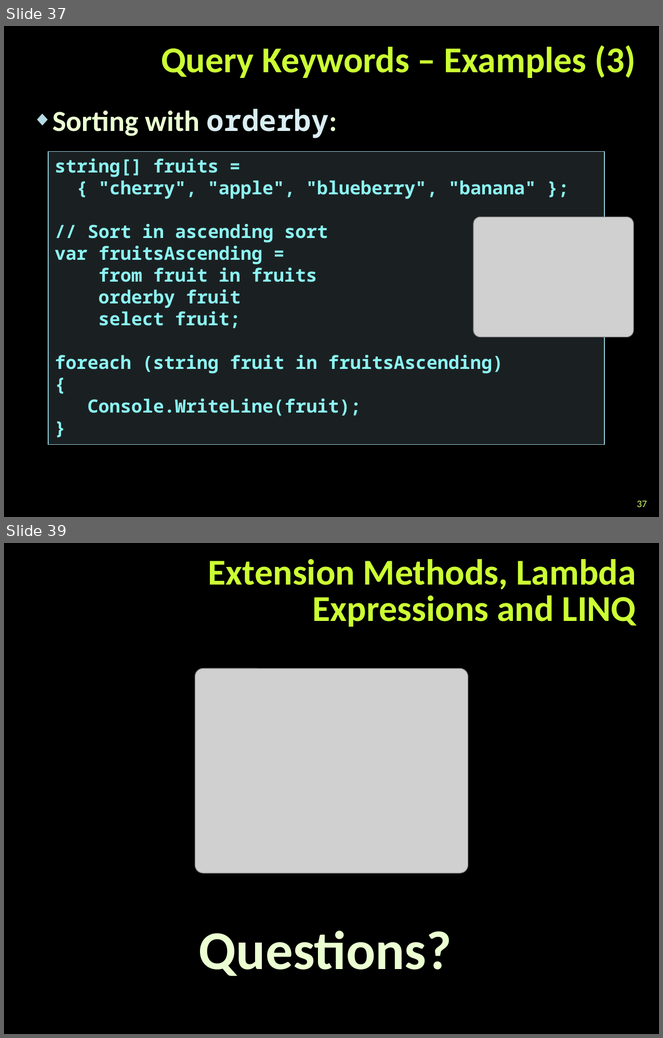
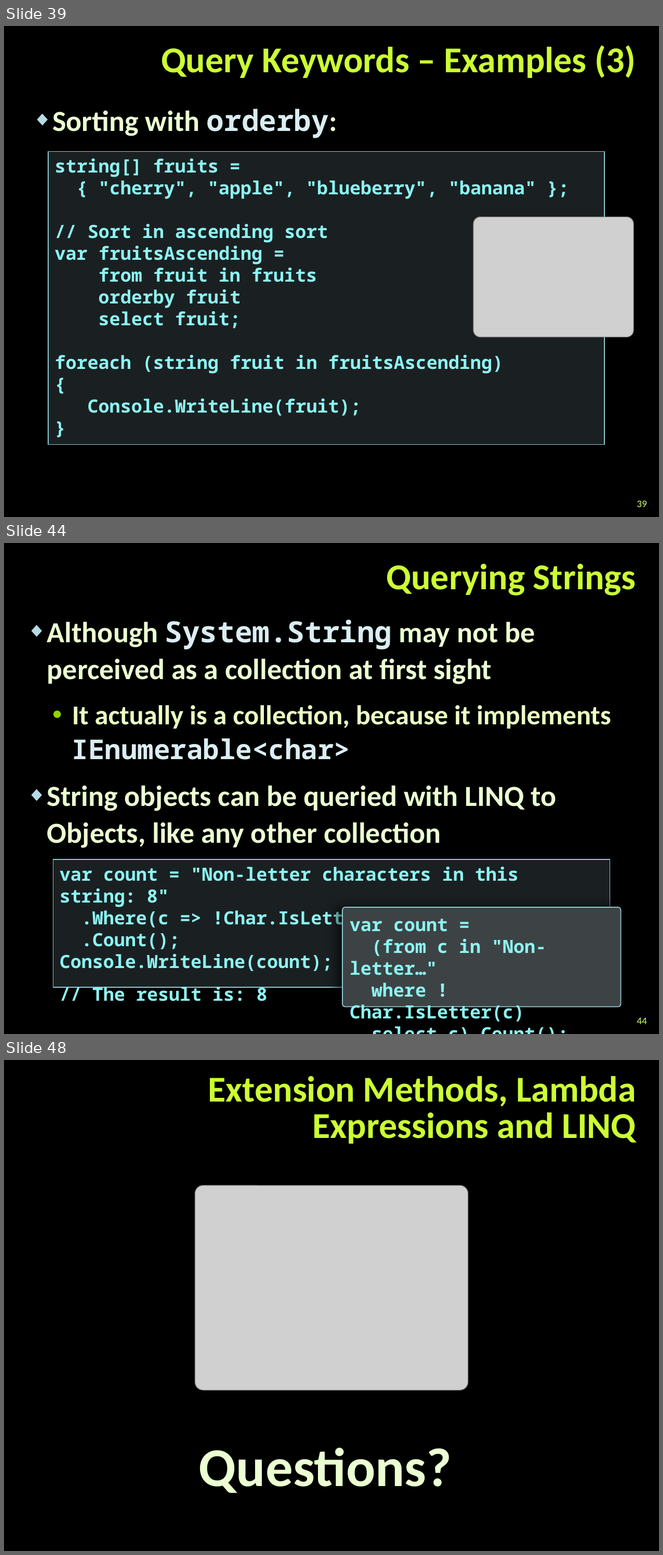
Before and after one commit to NikolayGenov/TelerikAcademy, a slide deck: OOP/Lectures/Extension-Methods-Delegates-Lambda-LINQ.pptx. Shown one above the other, each under a label of ours: slides 37 and 39 before the commit, slides 39, 44 and 48 after it; the slides between them are not shown. The pictures are 663x1038 and 663x1555 pixels, drawn with LibreOffice and Linux fonts; fonts in the diff are those of the drawing; grey boxes stand for pictures; background and template pictures are left out. Boxes give left, top, right and bottom in pixels: in the first picture for what was removed or moved away, otherwise in the second. Text is boxed around its words. In the diff, an @@ line names an element or a change of style, - is before the commit and + after.

```diff
--- a/OOP/Lectures/Extension-Methods-Delegates-Lambda-LINQ.pptx
+++ b/OOP/Lectures/Extension-Methods-Delegates-Lambda-LINQ.pptx
@@ slide 44 added at (4, 543, 659, 1034), background picture (left out) @@
@@ title added at (387, 564, 636, 596), 40 pt, text #CCFF33, bold @@
+Querying Strings
@@ text added at (47, 619, 611, 848), 32 pt, text #EBFFD2, bold @@
+◆ Although System.String may not be perceived as a collection at first sight
+  • It actually is a collection, because it implements IEnumerable<char>
+◆ String objects can be queried with LINQ to Objects, like any other collection
@@ rectangle added at (53, 860, 610, 987), fill #B5DBE5 at 15% opacity, outline #90CAD7 1 pt, 20 pt, text #8CF4F2, bold @@
+var count = "Non-letter characters in this string: 8"
+.Where(c => !Char.IsLetter(c))
+.Count();
+Console.WriteLine(count);
+// The result is: 8
@@ rounded rectangle added at (343, 908, 621, 1007), fill #3D4344, outline #90CAD7 1 pt, 20 pt, text #8CF4F2, bold @@
+var count =
+(from c in "Non-letter…"
+where !Char.IsLetter(c)
+select c).Count();
@@ page number added at (637, 1018, 647, 1025), 11 pt, text #CCFF66 @@
+44
@@ what was slide 37 is now slide 39 @@
@@ page number at (637, 501, 647, 508): text changed @@
-37
+39
@@ what was slide 39 is now slide 48 @@
```
Also in this commit, not shown: 2 slides changed, 9 other slides added, 11 other files.
